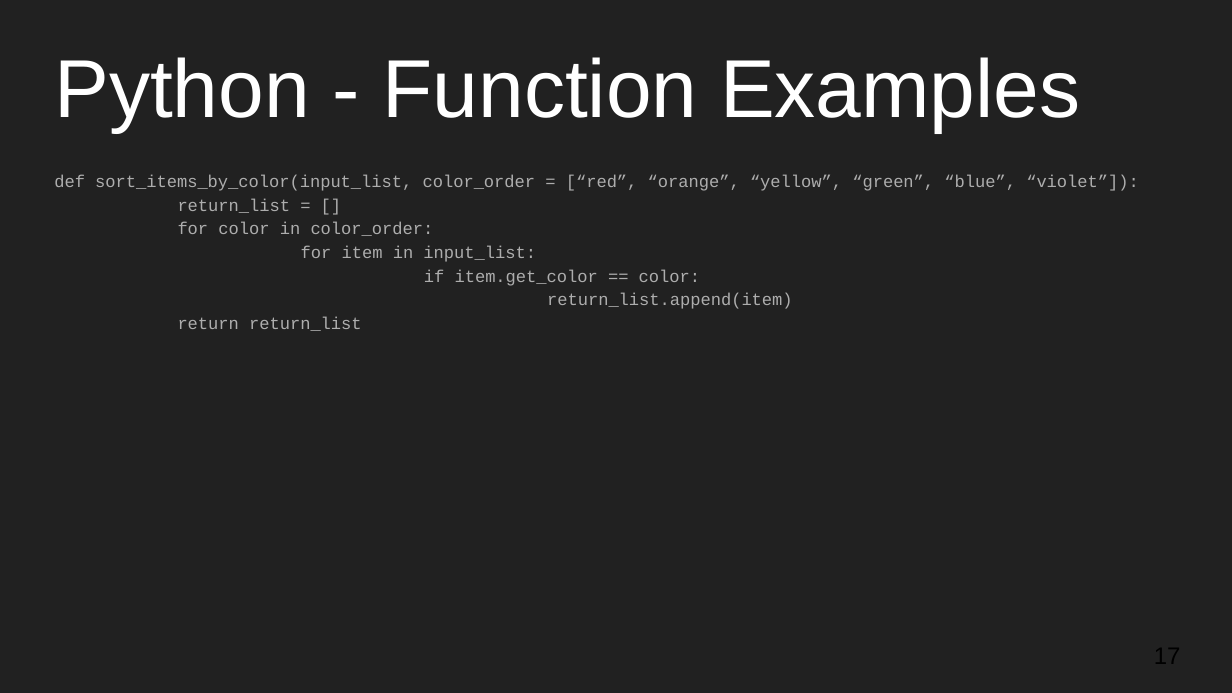
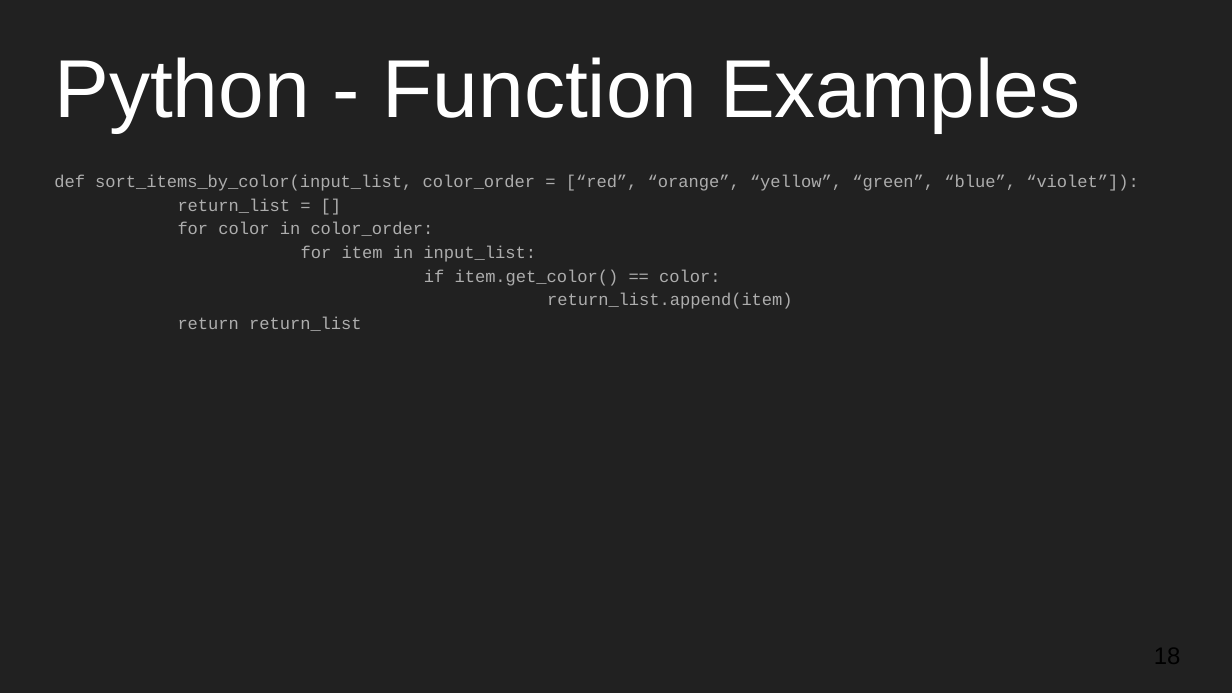
Before and after one commit to mseryn/intermediate_programming_workshops, a slide deck: slide 18 of 26_9_2016/intermediate_workshop_3.pptx (slide 17 before the commit). Drawn at 1232x693 pixels with LibreOffice and Linux fonts; fonts in the diff are those of the drawing. Boxes give left, top, right and bottom in pixels: in the first picture for what was removed or moved away, otherwise in the second. Text is boxed around its words. In the diff, an @@ line names an element or a change of style, - is before the commit and + after.

```diff
--- a/26_9_2016/intermediate_workshop_3.pptx
+++ b/26_9_2016/intermediate_workshop_3.pptx
@@ text at (x1=424, y1=269, x2=720, y2=286): text changed @@
-if item.get_color == color:
+if item.get_color() == color:
```
Also in this commit, not shown: 4 other slides changed, 1 slide added, 1 other file.
